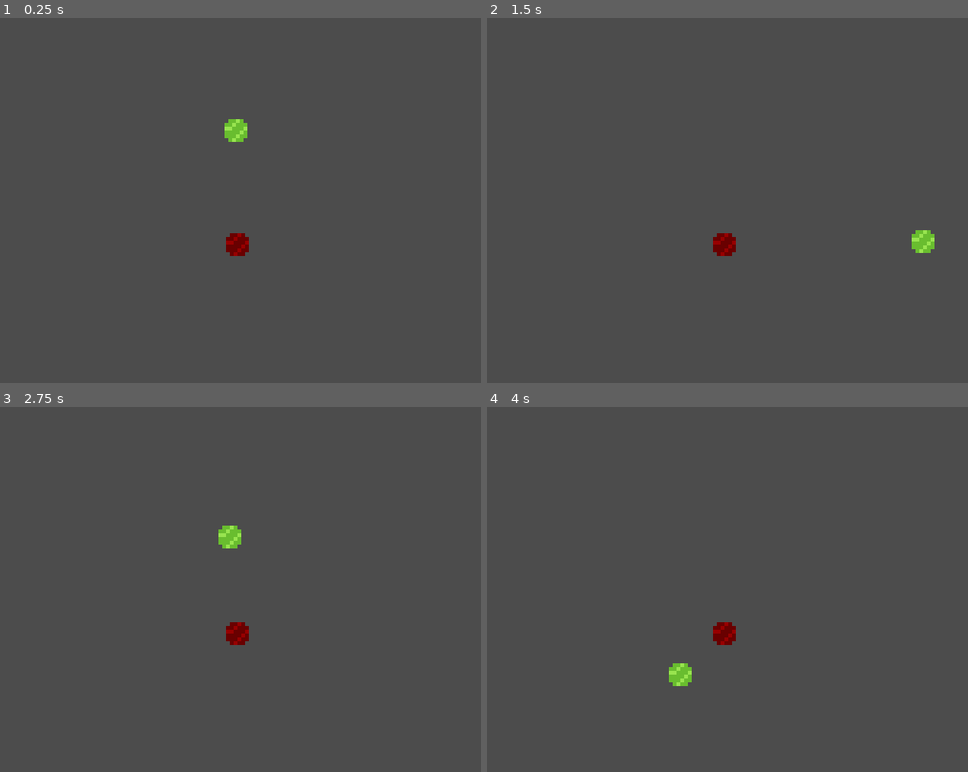
Above: before the commit, frames 1-4 (two rows, left to right).
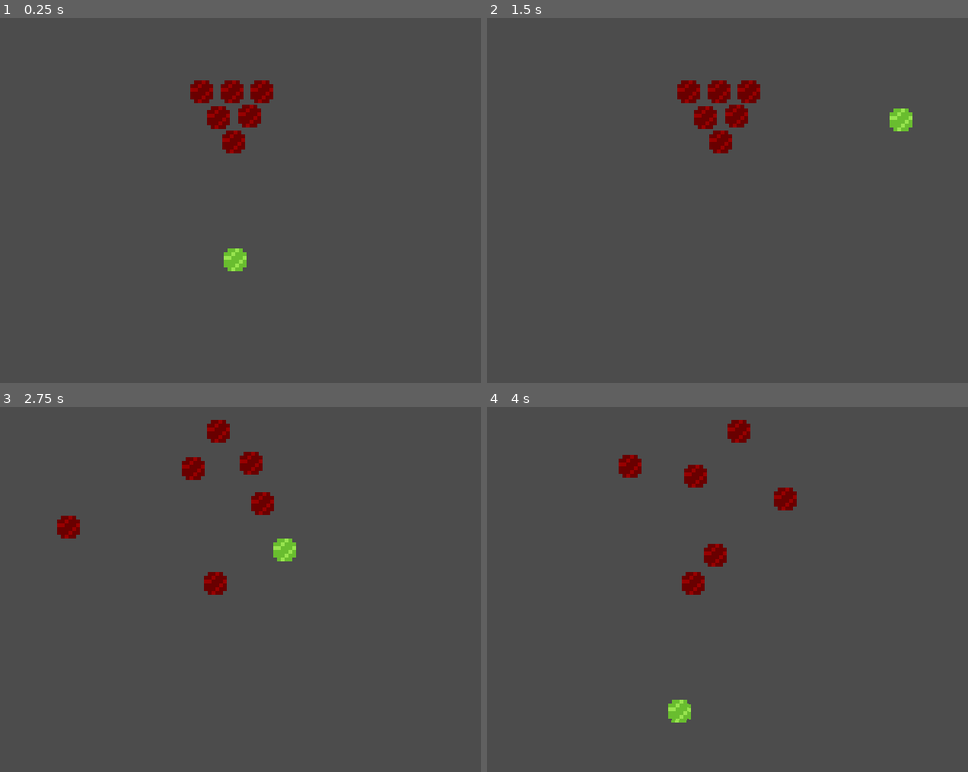
Above: after the commit, the same moments.

Repository: Spearfield/Godot-Ball_Bounce_Demo
Game: Godot game, scene res://World.tscn
Two runs of this game, one before a commit and one after it. Both use one fixed random seed, a clock stepped at 60 frames per second and the inputs below.
Inputs (mouse positions are in pixels of both pictures, inside the frame that each line leads up to):
- Up to frame 1 (0.25 s): no input
- Up to frame 2 (1.5 s): tap Enter at 0.5 s; move the mouse to (833, 182) at 0.52 s; click (833, 182) at 0.6 s; move the mouse to (626, 218) at 1.27 s; click (626, 218) at 1.35 s
- Up to frame 3 (2.75 s): move the mouse to (283, 509) at 2.02 s; click (283, 509) at 2.1 s
- Up to frame 4 (4 s): move the mouse to (698, 662) at 2.77 s; click (698, 662) at 2.85 s; move the mouse to (871, 644) at 3.52 s; click (871, 644) at 3.6 s

The runs differ from the first frame. In frame 1, 2.2% of the frame differs, in the area x 39-57%, y 17-70%; in frame 2, 2.4%, in the area x 39-94%, y 17-66%; in frame 3, 2.4%; in frame 4, 2.4%.

Commit message:
More balls.

Diff:
--- a/PoolTest/World.tscn
+++ b/PoolTest/World.tscn
@@ -3,27 +3,27 @@
 [ext_resource path="res://Ball.png" type="Texture" id=1]
 [ext_resource path="res://Ball.gd" type="Script" id=2]
 
-[sub_resource type="PhysicsMaterial" id=3]
+[sub_resource type="PhysicsMaterial" id=1]
 friction = 0.0
 bounce = 10.0
 
-[sub_resource type="CircleShape2D" id=1]
+[sub_resource type="CircleShape2D" id=2]
 radius = 3.49914
 
-[sub_resource type="SegmentShape2D" id=2]
+[sub_resource type="SegmentShape2D" id=3]
 
 [node name="Node2D" type="Node2D"]
 
 [node name="Ball" type="RigidBody2D" parent="."]
-position = Vector2( 318.455, 148.183 )
-physics_material_override = SubResource( 3 )
+position = Vector2( 317.455, 318.183 )
+physics_material_override = SubResource( 1 )
 gravity_scale = 0.0
 linear_damp = 0.5
 script = ExtResource( 2 )
 
 [node name="CollisionShape2D" type="CollisionShape2D" parent="Ball"]
 scale = Vector2( 5.24, 5.24 )
-shape = SubResource( 1 )
+shape = SubResource( 2 )
 __meta__ = {
 "_edit_lock_": true
 }
@@ -35,20 +35,22 @@
 "_edit_lock_": true
 }
 
-[node name="Ball2" type="RigidBody2D" parent="."]
-position = Vector2( 319.869, 298.089 )
-physics_material_override = SubResource( 3 )
+[node name="Balls" type="Node" parent="."]
+
+[node name="Ball2" type="RigidBody2D" parent="Balls"]
+position = Vector2( 314.869, 163.089 )
+physics_material_override = SubResource( 1 )
 gravity_scale = 0.0
 linear_damp = 0.5
 
-[node name="CollisionShape2D" type="CollisionShape2D" parent="Ball2"]
+[node name="CollisionShape2D" type="CollisionShape2D" parent="Balls/Ball2"]
 scale = Vector2( 5.24, 5.24 )
-shape = SubResource( 1 )
+shape = SubResource( 2 )
 __meta__ = {
 "_edit_lock_": true
 }
 
-[node name="Sprite" type="Sprite" parent="Ball2"]
+[node name="Sprite" type="Sprite" parent="Balls/Ball2"]
 modulate = Color( 1, 0, 0, 1 )
 scale = Vector2( 5, 5 )
 texture = ExtResource( 1 )
@@ -56,35 +58,142 @@
 "_edit_lock_": true
 }
 
-[node name="StaticBody2D" type="StaticBody2D" parent="."]
+[node name="Ball3" type="RigidBody2D" parent="Balls"]
+position = Vector2( 335.869, 129.089 )
+physics_material_override = SubResource( 1 )
+gravity_scale = 0.0
+linear_damp = 0.5
 
-[node name="CollisionShape2D" type="CollisionShape2D" parent="StaticBody2D"]
+[node name="CollisionShape2D" type="CollisionShape2D" parent="Balls/Ball3"]
+scale = Vector2( 5.24, 5.24 )
+shape = SubResource( 2 )
+__meta__ = {
+"_edit_lock_": true
+}
+
+[node name="Sprite" type="Sprite" parent="Balls/Ball3"]
+modulate = Color( 1, 0, 0, 1 )
+scale = Vector2( 5, 5 )
+texture = ExtResource( 1 )
+__meta__ = {
+"_edit_lock_": true
+}
+
+[node name="Ball4" type="RigidBody2D" parent="Balls"]
+position = Vector2( 312.869, 97.089 )
+physics_material_override = SubResource( 1 )
+gravity_scale = 0.0
+linear_damp = 0.5
+
+[node name="CollisionShape2D" type="CollisionShape2D" parent="Balls/Ball4"]
+scale = Vector2( 5.24, 5.24 )
+shape = SubResource( 2 )
+__meta__ = {
+"_edit_lock_": true
+}
+
+[node name="Sprite" type="Sprite" parent="Balls/Ball4"]
+modulate = Color( 1, 0, 0, 1 )
+scale = Vector2( 5, 5 )
+texture = ExtResource( 1 )
+__meta__ = {
+"_edit_lock_": true
+}
+
+[node name="Ball6" type="RigidBody2D" parent="Balls"]
+position = Vector2( 272.869, 97.089 )
+physics_material_override = SubResource( 1 )
+gravity_scale = 0.0
+linear_damp = 0.5
+
+[node name="CollisionShape2D" type="CollisionShape2D" parent="Balls/Ball6"]
+scale = Vector2( 5.24, 5.24 )
+shape = SubResource( 2 )
+__meta__ = {
+"_edit_lock_": true
+}
+
+[node name="Sprite" type="Sprite" parent="Balls/Ball6"]
+modulate = Color( 1, 0, 0, 1 )
+scale = Vector2( 5, 5 )
+texture = ExtResource( 1 )
+__meta__ = {
+"_edit_lock_": true
+}
+
+[node name="Ball7" type="RigidBody2D" parent="Balls"]
+position = Vector2( 351.869, 97.089 )
+physics_material_override = SubResource( 1 )
+gravity_scale = 0.0
+linear_damp = 0.5
+
+[node name="CollisionShape2D" type="CollisionShape2D" parent="Balls/Ball7"]
+scale = Vector2( 5.24, 5.24 )
+shape = SubResource( 2 )
+__meta__ = {
+"_edit_lock_": true
+}
+
+[node name="Sprite" type="Sprite" parent="Balls/Ball7"]
+modulate = Color( 1, 0, 0, 1 )
+scale = Vector2( 5, 5 )
+texture = ExtResource( 1 )
+__meta__ = {
+"_edit_lock_": true
+}
+
+[node name="Ball5" type="RigidBody2D" parent="Balls"]
+position = Vector2( 294.869, 131.089 )
+physics_material_override = SubResource( 1 )
+gravity_scale = 0.0
+linear_damp = 0.5
+
+[node name="CollisionShape2D" type="CollisionShape2D" parent="Balls/Ball5"]
+scale = Vector2( 5.24, 5.24 )
+shape = SubResource( 2 )
+__meta__ = {
+"_edit_lock_": true
+}
+
+[node name="Sprite" type="Sprite" parent="Balls/Ball5"]
+modulate = Color( 1, 0, 0, 1 )
+scale = Vector2( 5, 5 )
+texture = ExtResource( 1 )
+__meta__ = {
+"_edit_lock_": true
+}
+
+[node name="Walls" type="Node" parent="."]
+
+[node name="StaticBody2D" type="StaticBody2D" parent="Walls"]
+
+[node name="CollisionShape2D" type="CollisionShape2D" parent="Walls/StaticBody2D"]
 scale = Vector2( -30.4109, 153.829 )
-shape = SubResource( 2 )
+shape = SubResource( 3 )
 one_way_collision_margin = 0.0
 
-[node name="StaticBody2D3" type="StaticBody2D" parent="."]
+[node name="StaticBody2D3" type="StaticBody2D" parent="Walls"]
 position = Vector2( 646.296, -25.4559 )
 
-[node name="CollisionShape2D" type="CollisionShape2D" parent="StaticBody2D3"]
+[node name="CollisionShape2D" type="CollisionShape2D" parent="Walls/StaticBody2D3"]
 scale = Vector2( -30.4109, 153.829 )
-shape = SubResource( 2 )
+shape = SubResource( 3 )
 one_way_collision_margin = 0.0
 
-[node name="StaticBody2D2" type="StaticBody2D" parent="."]
+[node name="StaticBody2D2" type="StaticBody2D" parent="Walls"]
 position = Vector2( 1204.91, -2.82843 )
 rotation = 1.5717
 
-[node name="CollisionShape2D" type="CollisionShape2D" parent="StaticBody2D2"]
+[node name="CollisionShape2D" type="CollisionShape2D" parent="Walls/StaticBody2D2"]
 scale = Vector2( -30.4109, 153.829 )
-shape = SubResource( 2 )
+shape = SubResource( 3 )
 one_way_collision_margin = 0.0
 
-[node name="StaticBody2D4" type="StaticBody2D" parent="."]
+[node name="StaticBody2D4" type="StaticBody2D" parent="Walls"]
 position = Vector2( 1182.28, 500.632 )
 rotation = 1.5723
 
-[node name="CollisionShape2D" type="CollisionShape2D" parent="StaticBody2D4"]
+[node name="CollisionShape2D" type="CollisionShape2D" parent="Walls/StaticBody2D4"]
 scale = Vector2( -30.4109, 153.829 )
-shape = SubResource( 2 )
+shape = SubResource( 3 )
 one_way_collision_margin = 0.0
